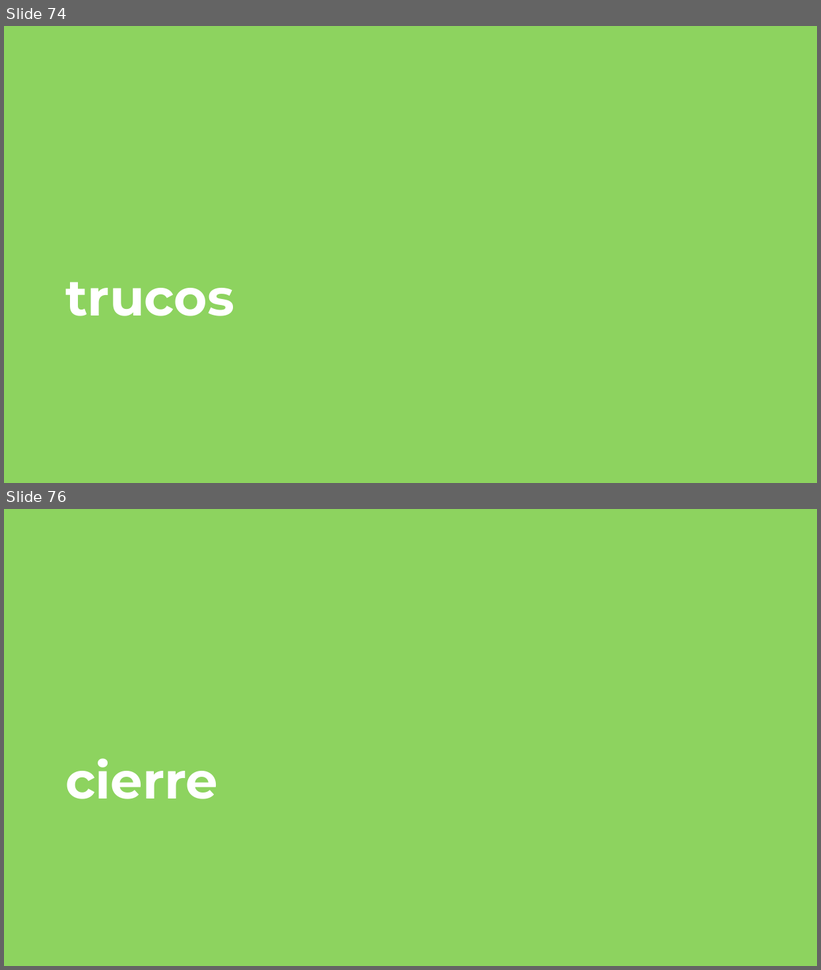
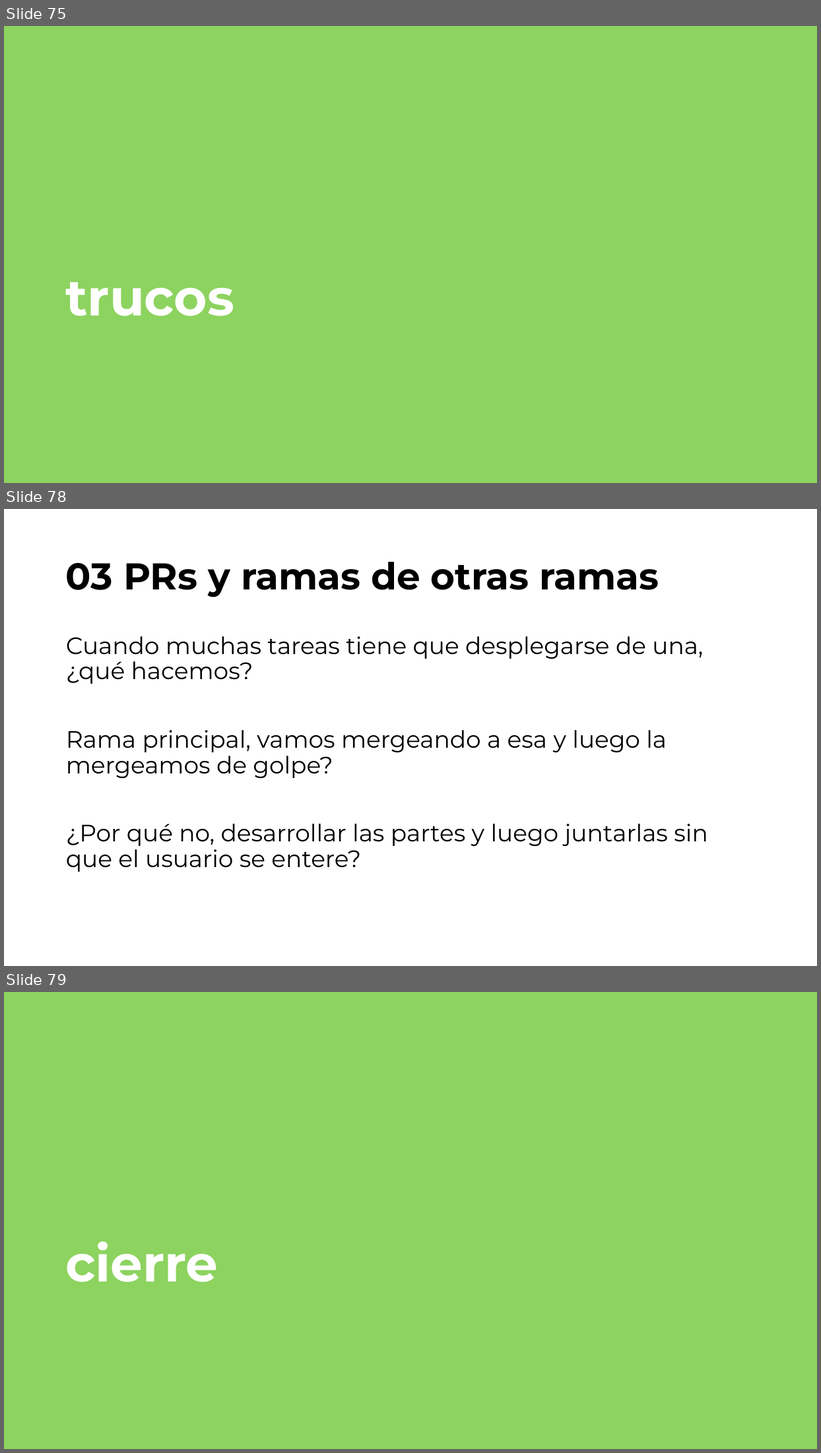
Before and after one commit to jofaval/talks-about, a slide deck: simplifying-git/overview/simplifying-git-overview.es.pptx. Shown one above the other, each under a label of ours: slides 74 and 76 before the commit, slides 75, 78 and 79 after it; the slides between them are not shown. The pictures are 821x970 and 821x1453 pixels, drawn with LibreOffice and Linux fonts; fonts in the diff are those of the drawing. Boxes give left, top, right and bottom in pixels: in the first picture for what was removed or moved away, otherwise in the second. Text is boxed around its words. In the diff, an @@ line names an element or a change of style, - is before the commit and + after.

```diff
--- a/simplifying-git/overview/simplifying-git-overview.es.pptx
+++ b/simplifying-git/overview/simplifying-git-overview.es.pptx
@@ slide 78 added at (4, 509, 817, 966), background #FFFFFF @@
@@ title added at (66, 562, 659, 597), 44 pt, text #000000, bold @@
+03 PRs y ramas de otras ramas
@@ text added at (66, 636, 708, 872), 28 pt, text #000000 @@
+Cuando muchas tareas tiene que desplegarse de una, ¿qué hacemos?
+Rama principal, vamos mergeando a esa y luego la mergeamos de golpe?
+¿Por qué no, desarrollar las partes y luego juntarlas sin que el usuario se entere?
@@ what was slide 74 is now slide 75 @@
@@ what was slide 76 is now slide 79 @@
```
Also in this commit, not shown: 7 slides changed, 2 other slides added, 1 other file.
